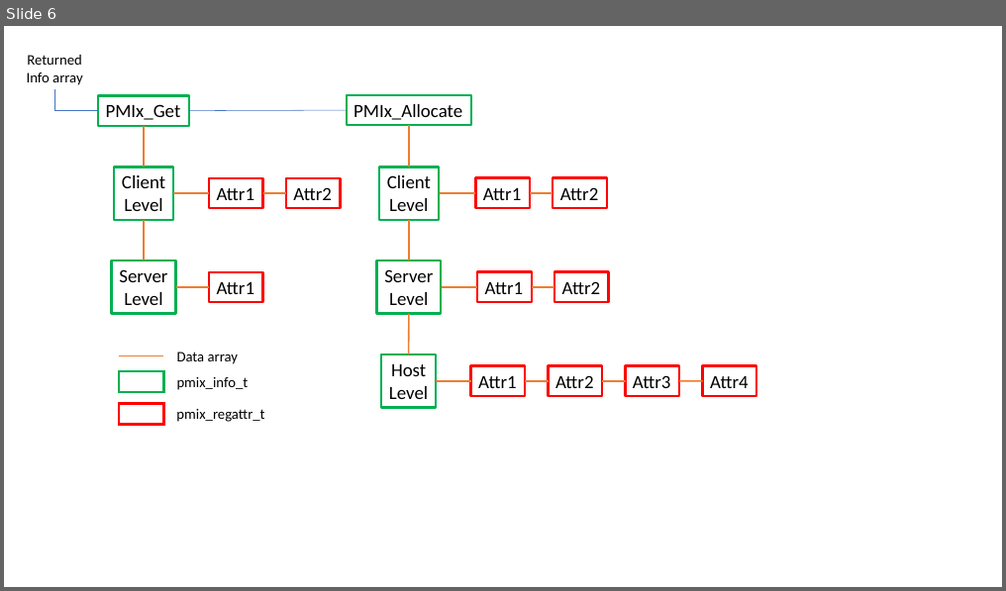
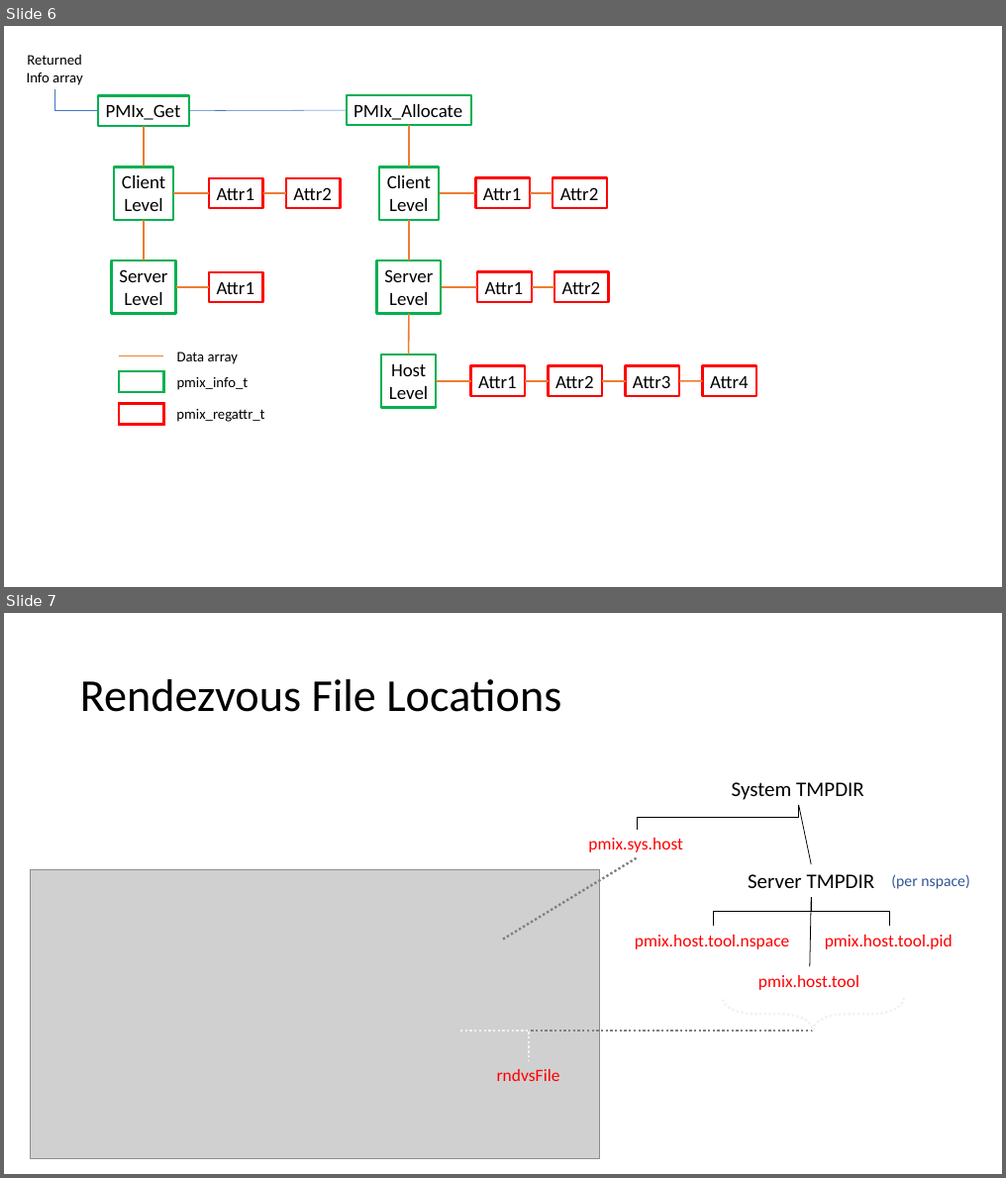
Before and after one commit to pmix/pmix-standard, a slide deck: figs/drawings.pptx. Shown one above the other, each under a label of ours: slide 6 before the commit, slides 6 and 7 after it. The pictures are 1006x591 and 1006x1178 pixels, drawn with LibreOffice and Linux fonts; fonts in the diff are those of the drawing; grey boxes stand for pictures. Boxes give left, top, right and bottom in pixels: in the first picture for what was removed or moved away, otherwise in the second. Text is boxed around its words. In the diff, an @@ line names an element or a change of style, - is before the commit and + after.

Commit message:
Complete tool cptr
Add material and reorganize

```diff
--- a/figs/drawings.pptx
+++ b/figs/drawings.pptx
@@ slide 7 added at [4,613,1002,1174], background #FFFFFF @@
@@ title added at [80,679,561,712], 44 pt, text #000000 @@
+Rendezvous File Locations
@@ text added at [732,782,864,800], 20 pt, text #000000 @@
+System TMPDIR
@@ elbow line added from (799, 805) to (637, 830), #000000 0.75 pt @@
@@ line added from (799, 805) to (811, 864), #000000 0.75 pt @@
@@ text added at [588,838,683,853], 16.7 pt, text #FF0000 @@
+pmix.sys.host
@@ picture added at [30,869,601,1159] @@
@@ line added from (503, 940) to (637, 858), #808080 2.25 pt dashed @@
@@ text added at [747,874,875,888], 20 pt, text #000000 @@
+Server TMPDIR
@@ text added at [891,874,969,889], 15 pt, text #2F5597 @@
+(per nspace)
@@ elbow line added from (713, 926) to (811, 897), #000000 0.75 pt @@
@@ line added from (811, 897) to (810, 967), #000000 0.75 pt @@
@@ elbow line added from (890, 926) to (811, 897), #000000 0.75 pt @@
@@ text added at [635,935,789,950], 16.7 pt, text #FF0000 @@
+pmix.host.tool.nspace
@@ text added at [825,935,952,950], 16.7 pt, text #FF0000 @@
+pmix.host.tool.pid
@@ right brace added at [723,998,904,1031], outline #F3F2F2 2.25 pt dashed @@
@@ text added at [758,975,859,990], 16.7 pt, text #FF0000 @@
+pmix.host.tool
@@ elbow line added from (460, 1031) to (529, 1060), #F3F2F2 2.25 pt dashed @@
@@ line added from (531, 1031) to (813, 1031), #808080 2.25 pt dashed @@
@@ text added at [497,1069,560,1081], 16.7 pt, text #FF0000 @@
+rndvsFile
```
Also in this commit, not shown: 7 other slides added, 24 other files.
